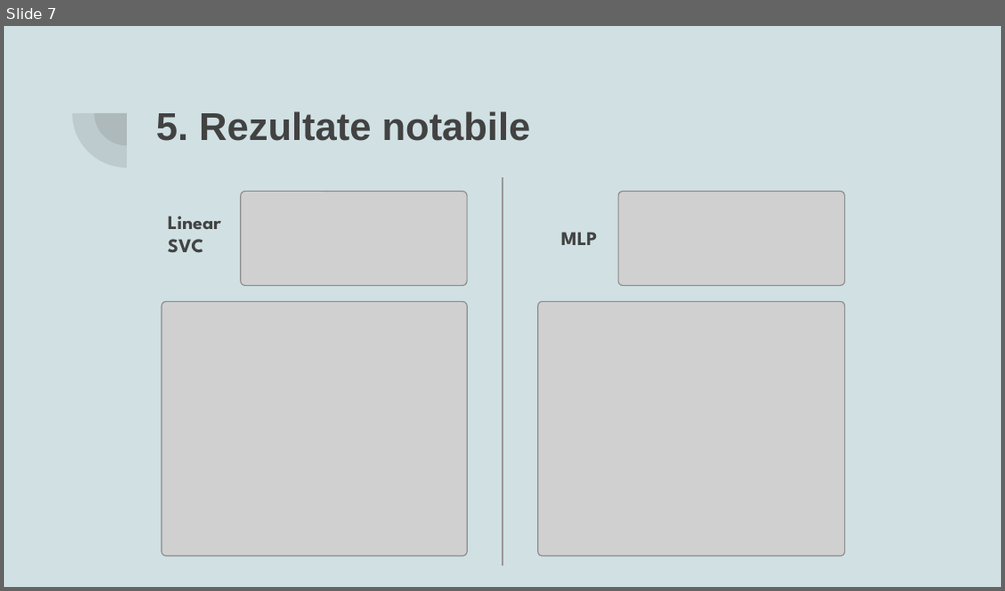
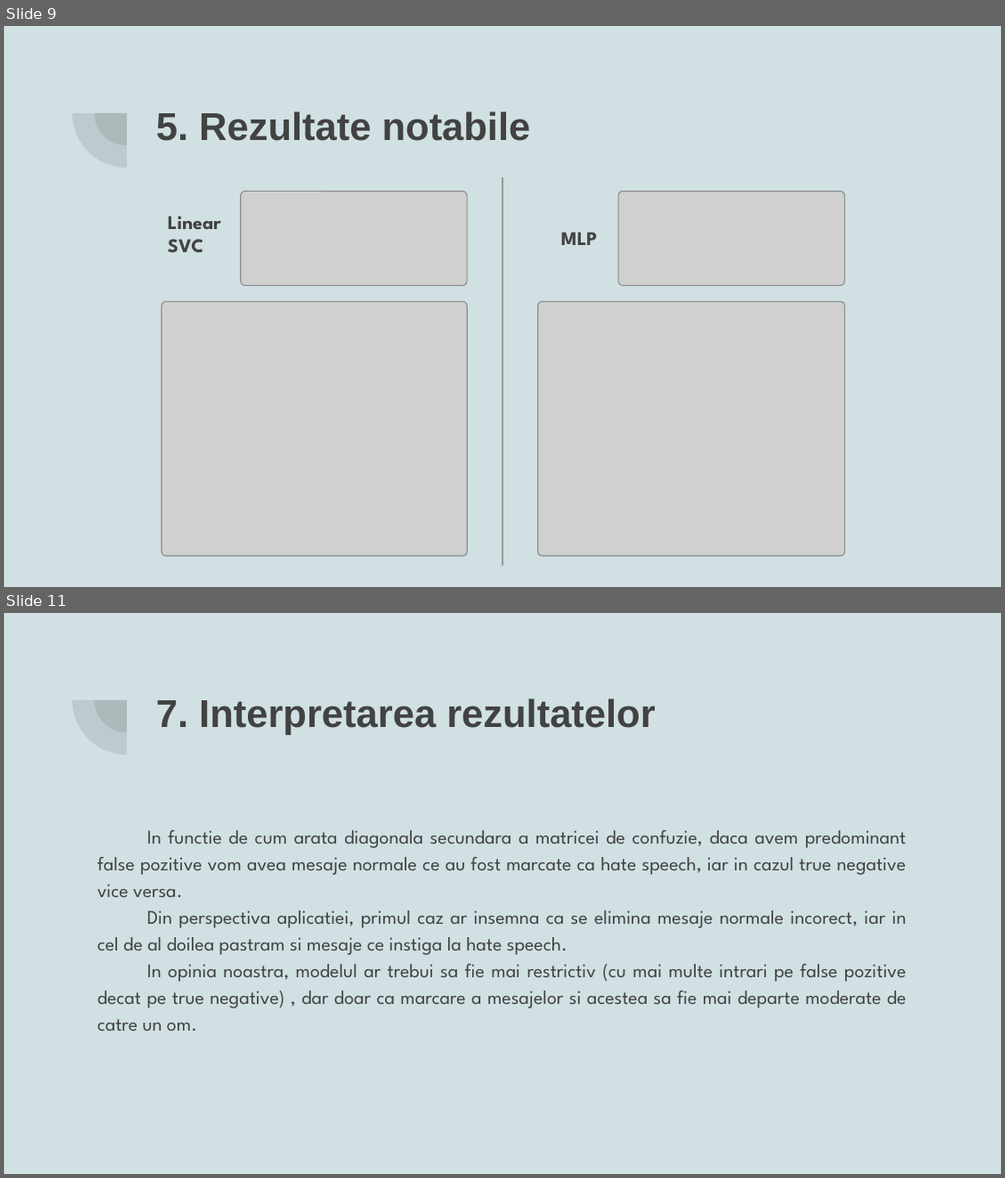
Before and after one commit to Cuciureanu-Dragos-Adrian/Foundations-of-NLP, a slide deck: Hate speech Analysis.pptx. Shown one above the other, each under a label of ours: slide 7 before the commit, slides 9 and 11 after it; the slides between them are not shown. The pictures are 1005x591 and 1005x1178 pixels, drawn with LibreOffice and Linux fonts; fonts in the diff are those of the drawing; grey boxes stand for pictures. Boxes give left, top, right and bottom in pixels: in the first picture for what was removed or moved away, otherwise in the second. Text is boxed around its words. In the diff, an @@ line names an element or a change of style, - is before the commit and + after.

```diff
--- a/Hate speech Analysis.pptx
+++ b/Hate speech Analysis.pptx
@@ slide 11 added at [4,613,1001,1174], background #D0E0E3; not listed: 2 template elements that a slide beside it also shows @@
@@ title added at [156,698,655,735], 28 pt, text #424242, bold @@
+7. Interpretarea rezultatelor
@@ text added at [97,830,906,1030], 14 pt, text #424242 @@
+In functie de cum arata diagonala secundara a matricei de confuzie, daca avem predominant false pozitive vom avea mesaje normale ce au fost marcate ca hate speech, iar in cazul true negative vice versa.
+Din perspectiva aplicatiei, primul caz ar insemna ca se elimina mesaje normale incorect, iar in cel de al doilea pastram si mesaje ce instiga la hate speech.
+In opinia noastra, modelul ar trebui sa fie mai restrictiv (cu mai multe intrari pe false pozitive decat pe true negative) , dar doar ca marcare a mesajelor si acestea sa fie mai departe moderate de catre un om.
@@ what was slide 7 is now slide 9 @@
```
Also in this commit, not shown: 7 slides changed, 2 other files.
